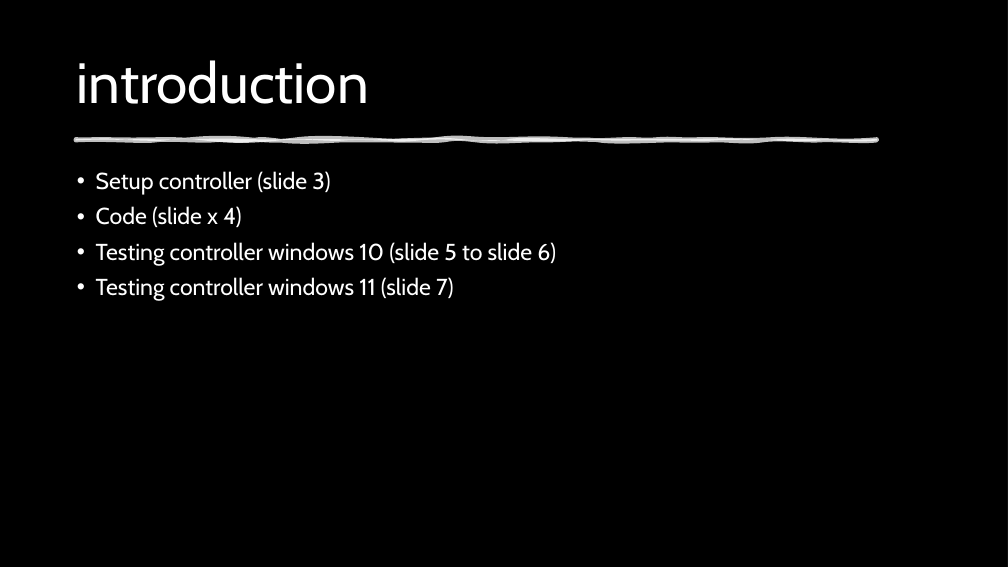
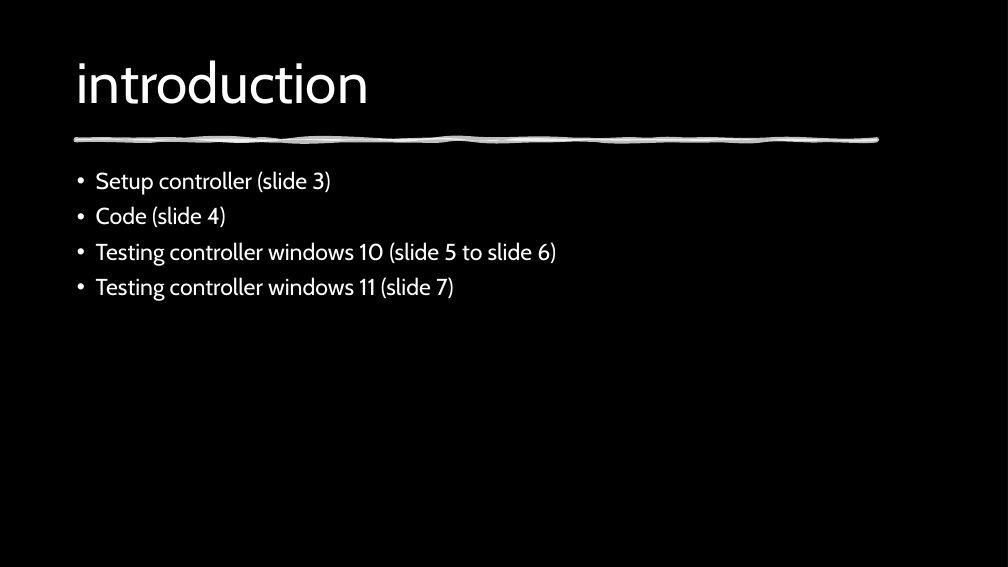
Before and after one commit to Helden-in-IT-DB/Unity_Arduino_Controlled_World, a slide deck: slide 2 of documentation/basic raspberry-pico controller setup.pptx. Drawn at 1008x567 pixels with LibreOffice and Linux fonts; fonts in the diff are those of the drawing; background and template pictures are left out; a plain dark background stands for a picture behind light text. Boxes give left, top, right and bottom in pixels: in the first picture for what was removed or moved away, otherwise in the second. Text is boxed around its words. In the diff, an @@ line names an element or a change of style, - is before the commit and + after.

```diff
--- a/documentation/basic raspberry-pico controller setup.pptx
+++ b/documentation/basic raspberry-pico controller setup.pptx
@@ text at (x1=96, y1=206, x2=225, y2=227): text changed @@
-• Code (slide x 4)
+• Code (slide 4)
```
Also in this commit, not shown: 2 other slides changed, 7 other files.
